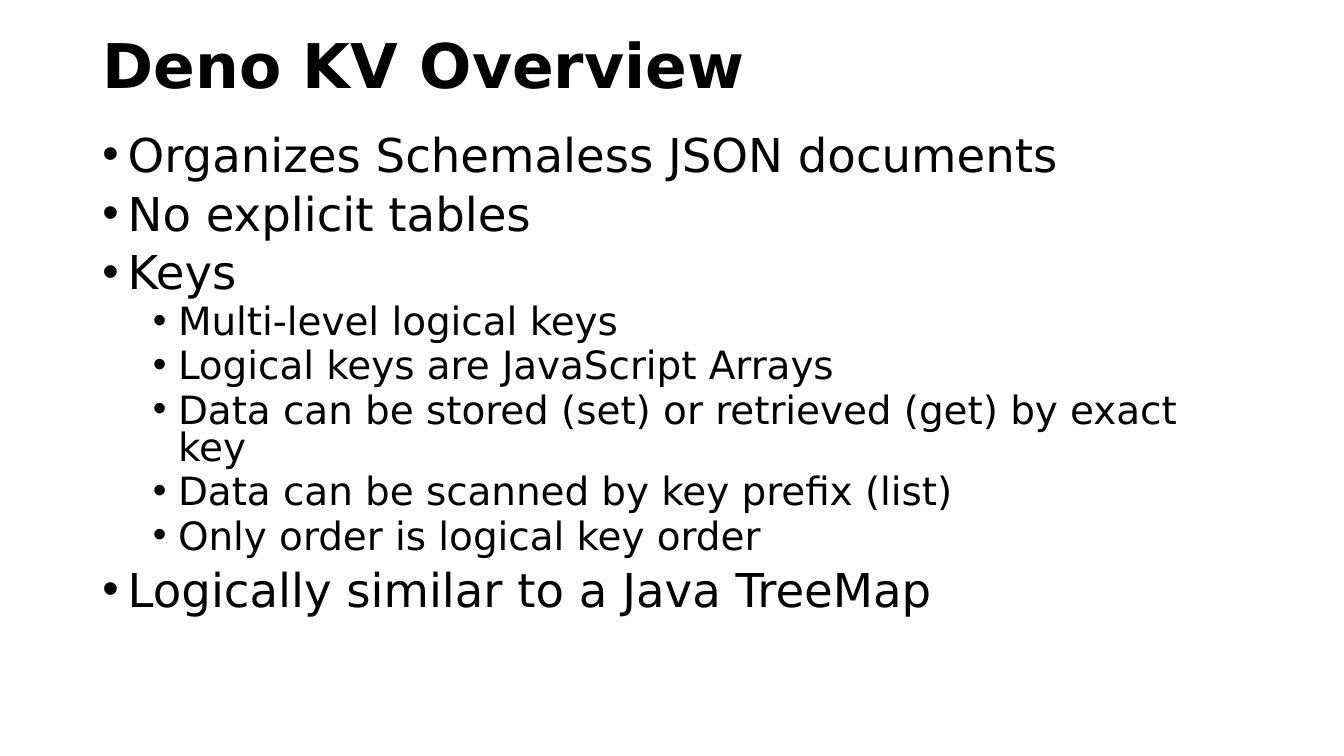
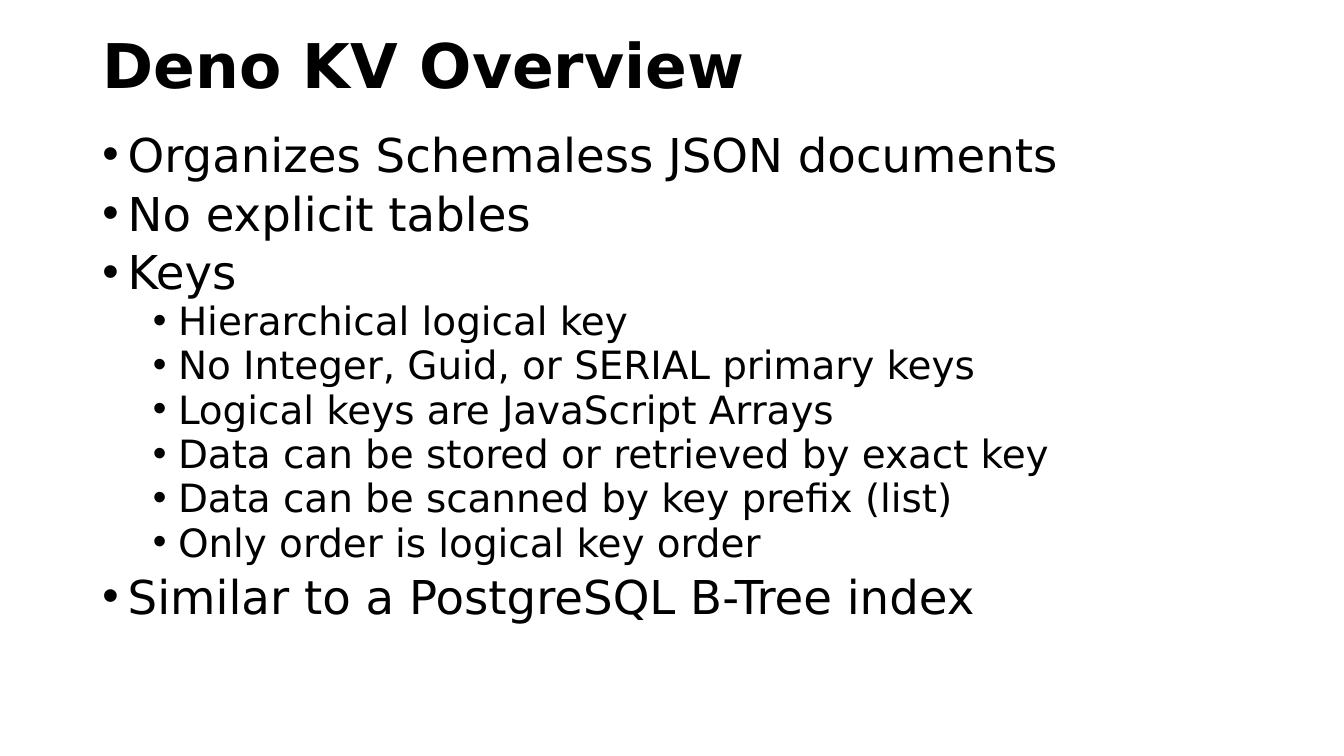
Before and after one commit to csev/pg4e, a slide deck: slide 19 of lectures/07-DenoKV.pptx (slide 18 before the commit). Drawn at 1344x756 pixels with LibreOffice and Linux fonts; fonts in the diff are those of the drawing. Boxes give left, top, right and bottom in pixels: in the first picture for what was removed or moved away, otherwise in the second. Text is boxed around its words. In the diff, an @@ line names an element or a change of style, - is before the commit and + after.

```diff
--- a/lectures/07-DenoKV.pptx
+++ b/lectures/07-DenoKV.pptx
@@ text at (x1=178, y1=305, x2=975, y2=387): text changed @@
-  • Multi-level logical keys
+  • Hierarchical logical key
+  • No Integer, Guid, or SERIAL primary keys
@@ text at (x1=178, y1=438, x2=1049, y2=476): text changed @@
-  • Data can be stored (set) or retrieved (get) by exact key
+  • Data can be stored or retrieved by exact key
@@ text at (x1=128, y1=578, x2=975, y2=624): text changed @@
-• Logically similar to a Java TreeMap
+• Similar to a PostgreSQL B-Tree index
```
Also in this commit, not shown: 2 other slides changed, 20 slides added, 2 other files.
